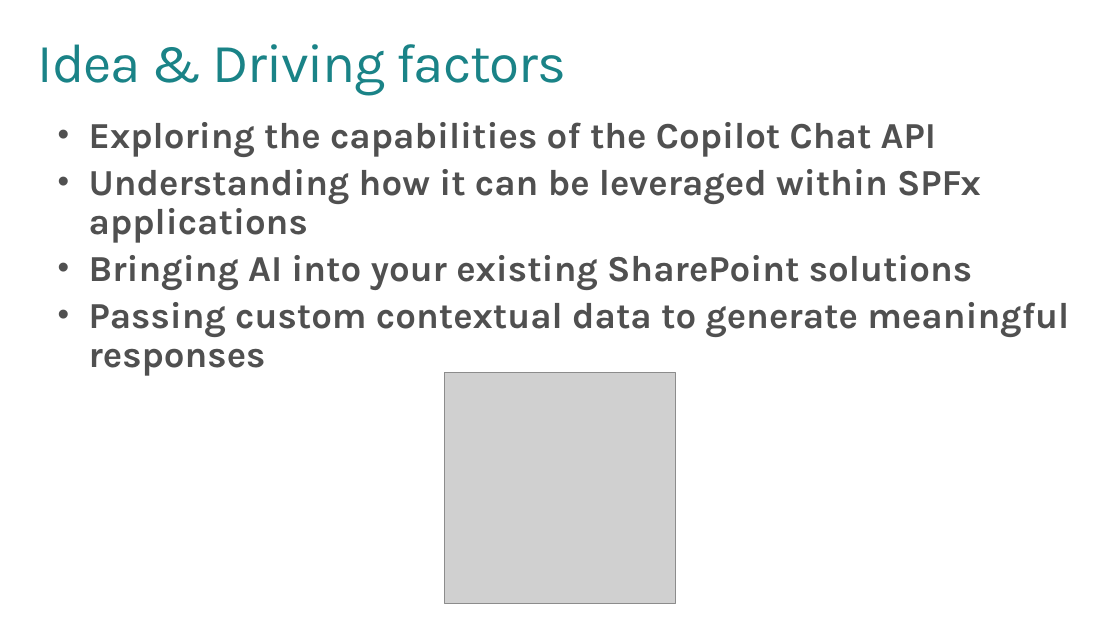
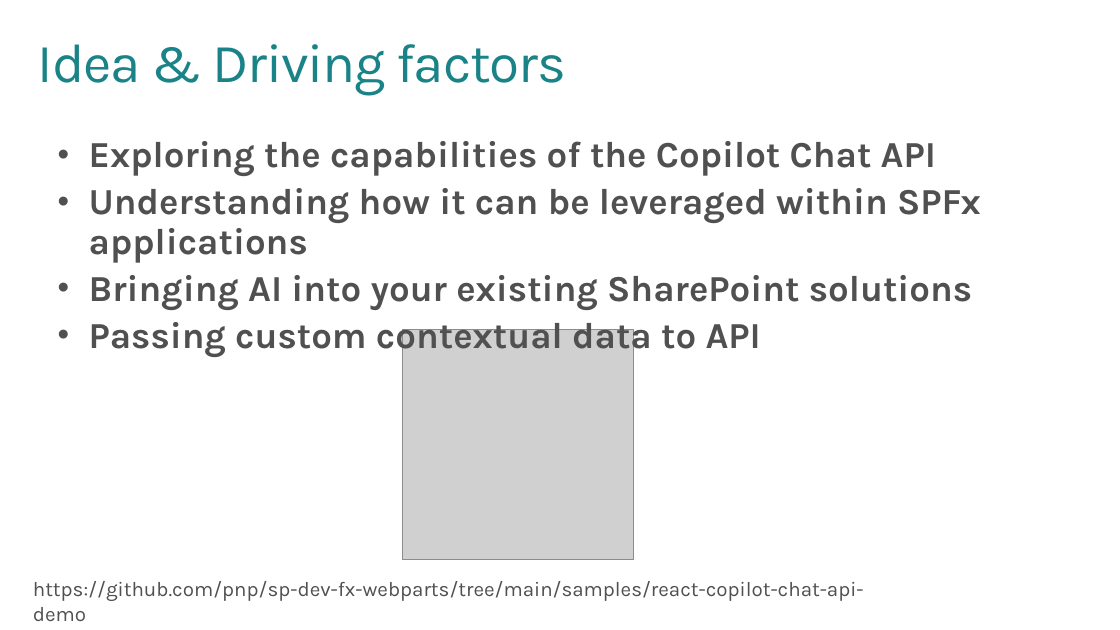
Before and after one commit to siddharth-vaghasia/public-docs, a slide deck: slide 3 of PnP_02_04_2026_CopilotChatAPIinSPFx.pptx. Drawn at 1120x630 pixels with LibreOffice and Linux fonts; fonts in the diff are those of the drawing; grey boxes stand for pictures; background and template pictures are left out. Boxes give left, top, right and bottom in pixels: in the first picture for what was removed or moved away, otherwise in the second. Text is boxed around its words. In the diff, an @@ line names an element or a change of style, - is before the commit and + after.

```diff
--- a/PnP_02_04_2026_CopilotChatAPIinSPFx.pptx
+++ b/PnP_02_04_2026_CopilotChatAPIinSPFx.pptx
@@ text at <box>89,314,761,357</box>: text changed @@
-• Passing custom contextual data to generate meaningful responses
+• Passing custom contextual data to API
@@ picture: place and size @@
-picture at <box>445,373,675,604</box>
+picture at <box>403,329,633,560</box>
@@ text added at <box>33,581,864,621</box>, 18 pt, text #505050 @@
+https://github.com/pnp/sp-dev-fx-webparts/tree/main/samples/react-copilot-chat-api-demo
```
Also in this commit, not shown: 3 other slides changed, 1 slide added.
